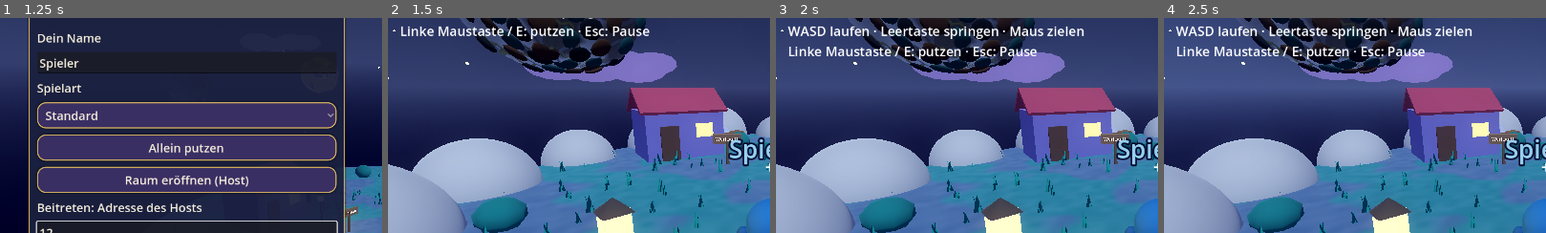
Above: before the commit, frames 1-4 (left to right).
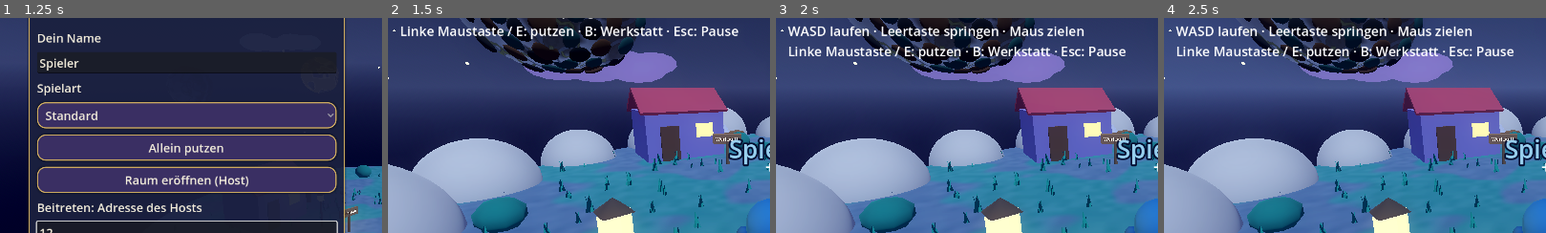
Above: after the commit, the same moments.

Repository: ClaudeAIDriven/sternenhausmeister
Game: Godot game, scene res://main.tscn
The game is run twice, just before and just after one commit, with the same random seed, the same clock (stepped at 60 frames per second) and the same inputs.
Inputs (mouse positions are % of the whole screen's width and height, from its top left):
- Up to frame 1 (1.25 s): click (24, 65) at 0.52 s; type "12" at 0.6 s
- Up to frame 2 (1.5 s): tap Enter at 1.25 s; move the mouse to (72, 45) at 1.27 s; hold D from 1.28 s (still down); tap E at 1.35 s; click (72, 45) at 1.42 s
- Up to frame 3 (2 s): keep holding D; tap Space at 1.52 s
- Up to frame 4 (2.5 s): move the mouse to (45, 50) at 2.02 s; release D at 2.03 s; hold W (move_forward) from 2.03 s (still down); tap E at 2.1 s; tap Space (jump) at 2.27 s
The pictures show only the part of the screen within x 0-50%, y 16-66%; the shares and areas given below are measured in that part.

Frame 1 is identical in both runs. In frame 2, 0.9% of the frame differs, in the area x 52-92%, y 3-9%; in frame 3, 0.9%; in frame 4, 0.9%.

Commit message:
HUD und Anleitung: Taste B für die Werkstatt
Co-Authored-By: Claude Sonnet 5.5 <noreply@anthropic.com>
Claude-Session: https://claude.ai/code/session_01UX1HcszKwP6Ky2c9Uvvm1F

Diff:
--- a/hud.gd
+++ b/hud.gd
@@ -89,7 +89,7 @@
 			names.append(str(NetworkManager.players[id].get("name", id)))
 		lines += "Spieler (%d): %s\n" % [names.size(), ", ".join(names)]
 	lines += "WASD laufen · Leertaste springen · Maus zielen\n"
-	lines += "Linke Maustaste / E: putzen · Esc: Pause"
+	lines += "Linke Maustaste / E: putzen · B: Werkstatt · Esc: Pause"
 	if _extra != "":
 		lines += "\n\n" + _extra
 	_label.text = lines
Not shown, changed: docs/SPIELANLEITUNG.md
